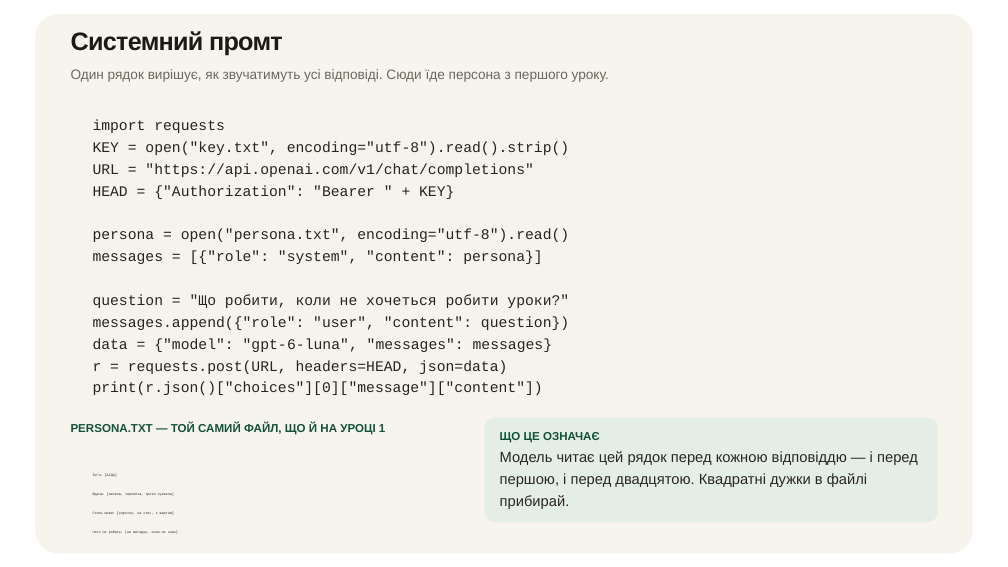
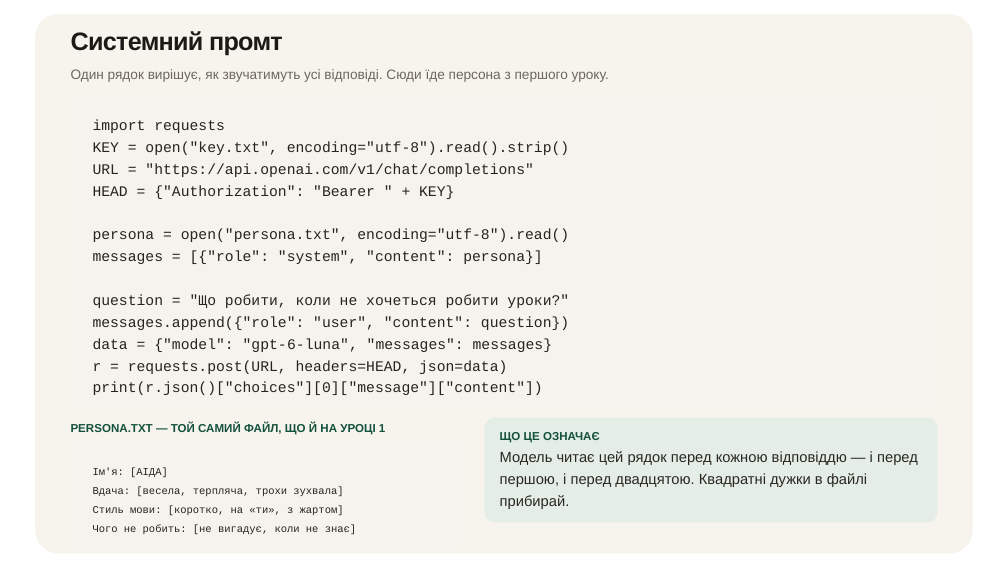
Before and after one commit to dmitriy-shtefan/ai-assistant-2026, a slide deck: slide 12 of заняття_5/Інтеграція_з_ChatGPT_API_Частина_2_розумний_асистент.pptx. Drawn at 1008x567 pixels with LibreOffice and Linux fonts; fonts in the diff are those of the drawing; background and template pictures are left out. Boxes give left, top, right and bottom in pixels: in the first picture for what was removed or moved away, otherwise in the second. Text is boxed around its words. In the diff, an @@ line names an element or a change of style, - is before the commit and + after.

```diff
--- a/заняття_5/Інтеграція_з_ChatGPT_API_Частина_2_розумний_асистент.pptx
+++ b/заняття_5/Інтеграція_з_ChatGPT_API_Частина_2_розумний_асистент.pptx
@@ text "Ім'я: [АІДА]" at box(93, 467, 356, 534): size 3.2 to 10 pt @@
```
Also in this commit, not shown: 2 other slides changed.
